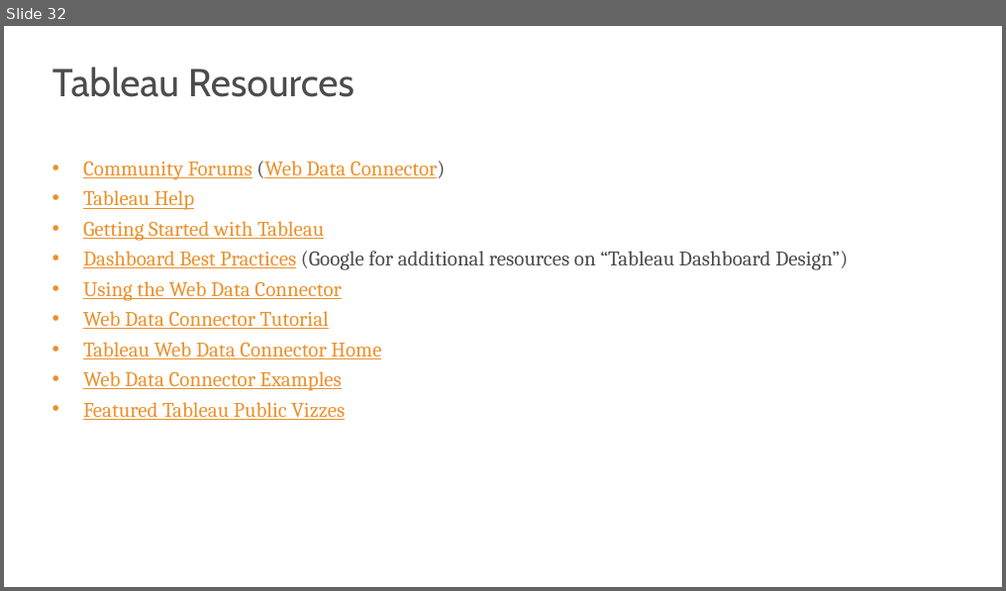
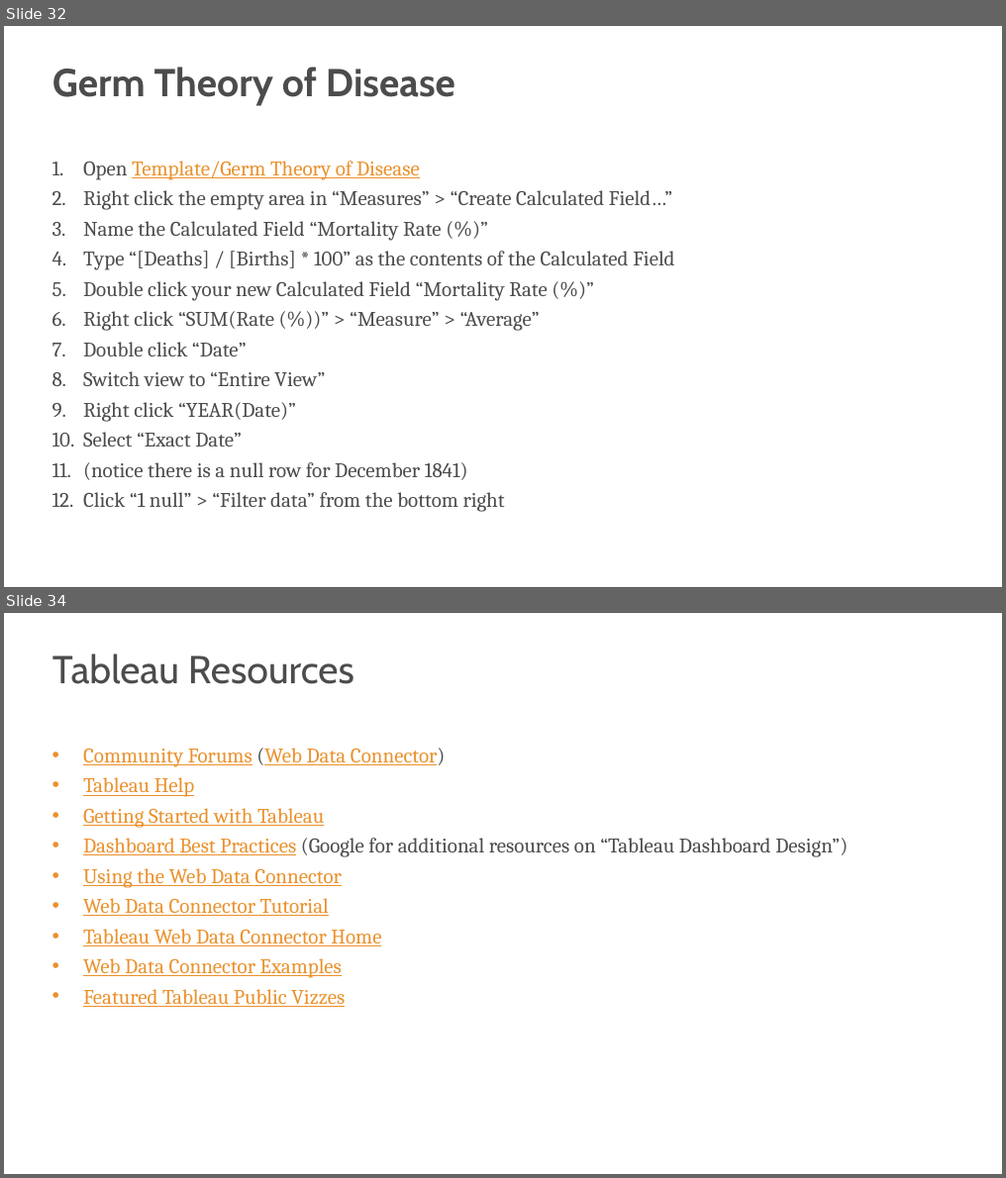
Before and after one commit to s-kyle-reed/data-lecture, a slide deck: lecture.pptx. Shown one above the other, each under a label of ours: slide 32 before the commit, slides 32 and 34 after it; the slides between them are not shown. The pictures are 1006x591 and 1006x1178 pixels, drawn with LibreOffice and Linux fonts; fonts in the diff are those of the drawing; background and template pictures are left out. Boxes give left, top, right and bottom in pixels: in the first picture for what was removed or moved away, otherwise in the second. Text is boxed around its words. In the diff, an @@ line names an element or a change of style, - is before the commit and + after.

Commit message:
added remaining instructions for germ theory of disease; correct viz

```diff
--- a/lecture.pptx
+++ b/lecture.pptx
@@ slide 32 added at box(4, 26, 1002, 587), background #FFFFFF @@
@@ text added at box(53, 67, 455, 105), 45 pt, text #4C4C4C, bold @@
+Germ Theory of Disease
@@ text added at box(83, 161, 674, 512), 24 pt, text #4C4C4C @@
+1. Open Template/Germ Theory of Disease
+2. Right click the empty area in “Measures” > “Create Calculated Field…”
+3. Name the Calculated Field “Mortality Rate (%)”
+4. Type “[Deaths] / [Births] * 100” as the contents of the Calculated Field
+5. Double click your new Calculated Field “Mortality Rate (%)”
+6. Right click “SUM(Rate (%))” > “Measure” > “Average”
+7. Double click “Date”
+8. Switch view to “Entire View”
+9. Right click “YEAR(Date)”
+10. Select “Exact Date”
+11. (notice there is a null row for December 1841)
+12. Click “1 null” > “Filter data” from the bottom right
@@ what was slide 32 is now slide 34 @@
```
Also in this commit, not shown: 1 slide changed, 1 other slide added, 1 other file.
